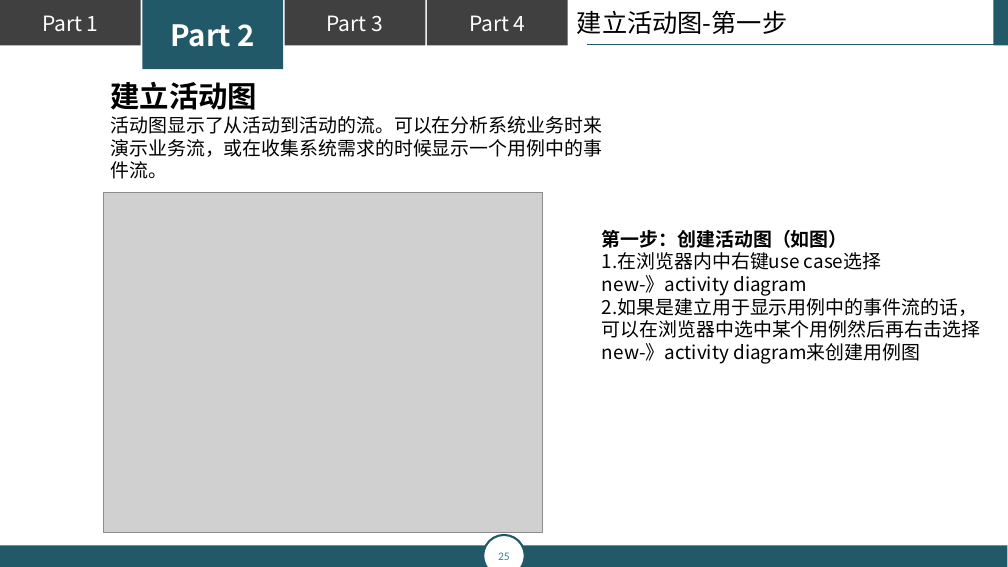
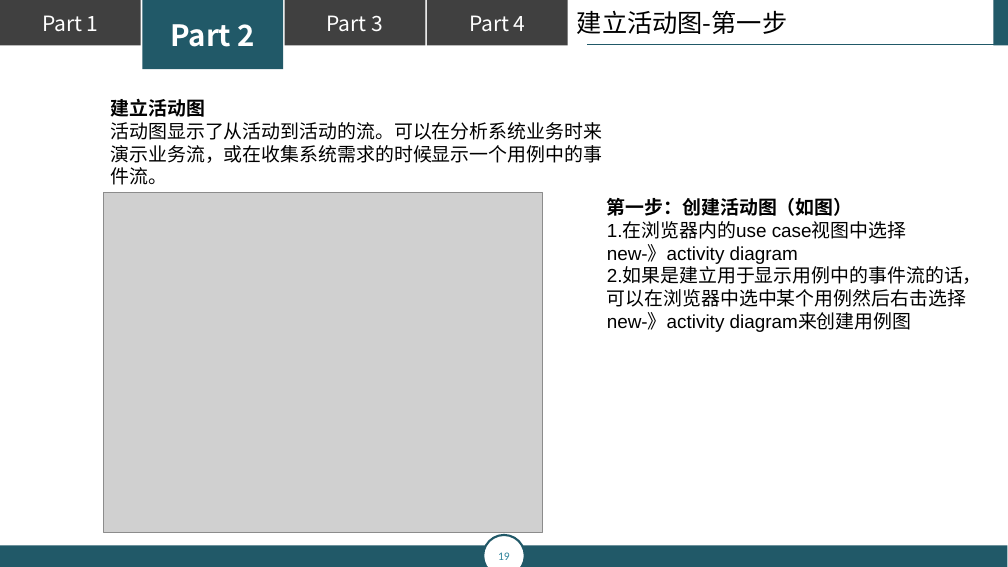
Before and after one commit to popopoi/PRD2018-G07, a slide deck: slide 19 of 翻转课堂PPT/PRD2018-G07-第五周翻转课堂PPT.pptx (slide 25 before the commit). Drawn at 1008x567 pixels with LibreOffice and Linux fonts; fonts in the diff are those of the drawing; grey boxes stand for pictures. Boxes give left, top, right and bottom in pixels: in the first picture for what was removed or moved away, otherwise in the second. Text is boxed around its words. In the diff, an @@ line names an element or a change of style, - is before the commit and + after.

```diff
--- a/翻转课堂PPT/PRD2018-G07-第五周翻转课堂PPT.pptx
+++ b/翻转课堂PPT/PRD2018-G07-第五周翻转课堂PPT.pptx
@@ text "建立活动图": place and size @@
-text "建立活动图" at bbox=[110, 82, 602, 179]
+text "建立活动图" at bbox=[110, 99, 602, 185]
@@ text "建立活动图" at bbox=[110, 99, 602, 185]: size 28 to 18 pt in "建立活动图"; font Noto Sans CJK SC to Arial @@
@@ text "第一步：创建活动图（如图）": place and size @@
-text "第一步：创建活动图（如图）" at bbox=[602, 230, 980, 364]
+text "第一步：创建活动图（如图）" at bbox=[607, 198, 982, 332]
@@ text at bbox=[607, 198, 982, 332]: font Noto Sans CJK SC to Arial in "第一步：创建活动图（如图）", "new-》activity diagram", "2.如果是建立用于显示用例中的事件流的话，", "new-》activity diagram来创建用例图" @@
@@ text at bbox=[607, 222, 907, 239]: text changed; font Noto Sans CJK SC to Arial @@
-1.在浏览器内中右键use case选择
+1.在浏览器内的use case视图中选择
@@ text at bbox=[607, 289, 966, 307]: text changed; font Noto Sans CJK SC to Arial @@
-可以在浏览器中选中某个用例然后再右击选择
+可以在浏览器中选中某个用例然后右击选择
@@ page number at bbox=[498, 552, 510, 560]: text changed @@
-25
+19
```
Also in this commit, not shown: 35 other slides changed, 15 slides removed.
